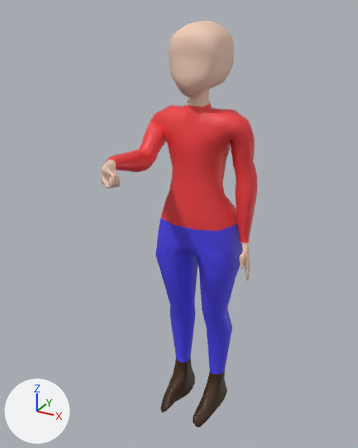
The FBX model Assets/Models/Player.fbx as it was, and as the next commit left it.
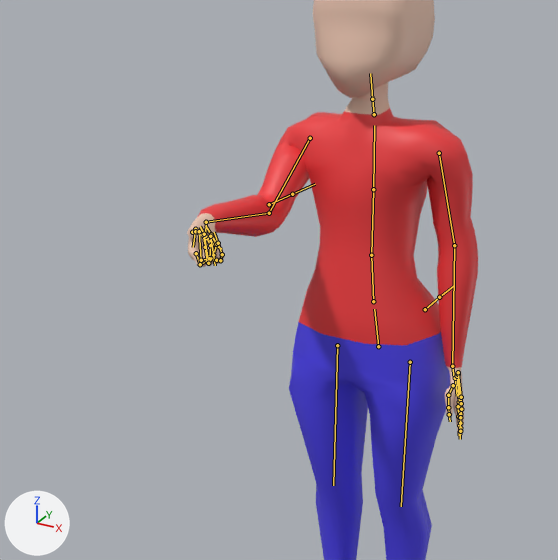
Each version is shown whole from a 50 mm lens placed at (3.21, -6.5, 6.58), pointed at (-0.08, -0.52, 3.59), then close up on the part from 0% to 84% of the width and 10% to 77% of the height. The lights are fixed; the arrows at lower left show +X, +Y and +Z. The first two pictures are the older version. Both versions are drawn at frame 1 of the action 'metarig|Empty.004Action'; the numbers are the values there. The bones that change, and the others that lie on the model, are drawn over the model as lines in the close-ups.

The first close-up shows 'Body'.
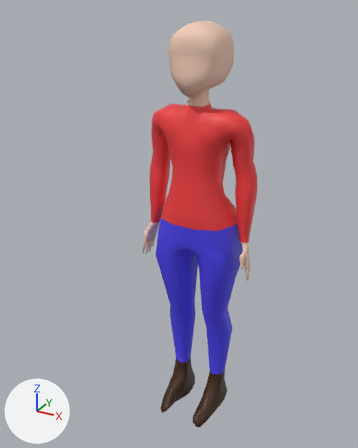
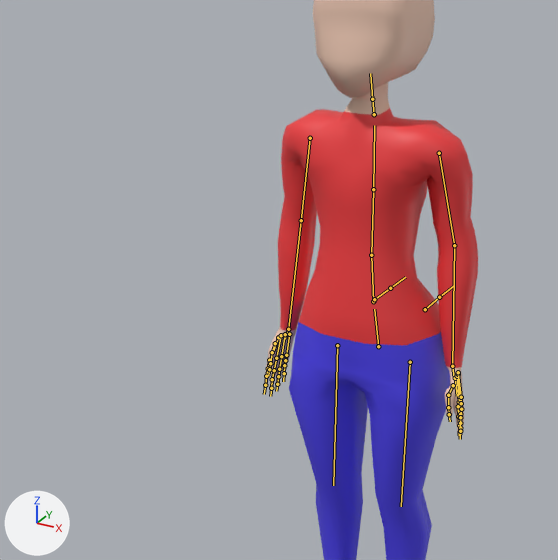
What differs and where, as boxes (x1, y1, x2, y2) in the close-ups (558 x 560 px):
'Body', posed
    before: (187, 0, 478, 560)
    after: (264, 0, 478, 560)
bone 'upper_arm.R', root to tip
    before: (310, 138) to (269, 213)
    after: (310, 138) to (301, 220)
bone 'forearm.R', root to tip
    before: (269, 213) to (206, 222)
    after: (301, 220) to (288, 329)
bone 'hand.R', root to tip
    before: (206, 222) to (205, 234)
    after: (288, 329) to (285, 339)
bone 'f_index.01.R', root to tip
    before: (196, 253) to (200, 264)
    after: (269, 360) to (268, 368)
bone 'f_index.02.R', root to tip
    before: (200, 264) to (207, 261)
    after: (268, 368) to (266, 376)
bone 'f_index.03.R', root to tip
    before: (207, 261) to (205, 247)
    after: (266, 376) to (265, 385)
bone 'thumb.01.R', root to tip
    before: (192, 232) to (195, 231)
    after: (275, 343) to (272, 352)
bone 'f_middle.01.R', root to tip
    before: (201, 260) to (209, 258)
    after: (276, 358) to (274, 370)
bone 'f_middle.02.R', root to tip
    before: (209, 258) to (210, 245)
    after: (274, 370) to (272, 379)
bone 'f_middle.03.R', root to tip
    before: (210, 245) to (205, 236)
    after: (272, 379) to (271, 388)
bone 'f_ring.01.R', root to tip
    before: (208, 263) to (213, 255)
    after: (281, 356) to (279, 369)
bone 'f_ring.02.R', root to tip
    before: (213, 255) to (216, 244)
    after: (279, 369) to (278, 376)
bone 'f_ring.03.R', root to tip
    before: (216, 244) to (211, 234)
    after: (278, 376) to (277, 384)
bone 'f_pinky.01.R', root to tip
    before: (216, 260) to (220, 260)
    after: (286, 355) to (285, 360)
bone 'f_pinky.02.R', root to tip
    before: (220, 260) to (222, 254)
    after: (285, 360) to (284, 365)
bone 'f_pinky.03.R', root to tip
    before: (222, 254) to (218, 243)
    after: (284, 365) to (284, 373)

Diff of the bpy script that builds the scene:
```diff
--- a/Assets/Models/Player.fbx.py
+++ b/Assets/Models/Player.fbx.py
@@ bone_upper_arm_r @@
 bone_upper_arm_r = bpy.data.objects['metarig'].pose.bones['upper_arm.R']  # child of 'shoulder.R'
-bone_upper_arm_r.rotation_quaternion = (-0.446, 0.686, -0.574, 0.032)  # degrees (-133, 28, -67)
+bone_upper_arm_r.rotation_quaternion = (0.737, -0.593, 0.22, -0.24)  # degrees (-78, 2, -38)
@@ bone_forearm_r @@
 bone_forearm_r = bpy.data.objects['metarig'].pose.bones['forearm.R']  # child of 'upper_arm.R'
-bone_forearm_r.rotation_quaternion = (0.884, -0.431, 0.003, 0.178)  # degrees (-51, 9, 18)
+bone_forearm_r.rotation_quaternion = (0.99, -0.133, -0.005, 0.037)  # degrees (-15, 0, 4)
@@ bone_hand_r @@
 bone_hand_r = bpy.data.objects['metarig'].pose.bones['hand.R']  # child of 'forearm.R'
-bone_hand_r.rotation_quaternion = (0.85, 0.195, -0.143, -0.468)  # degrees (28, -3, -58)
+bone_hand_r.rotation_quaternion = (0.975, 0.085, -0.204, 0.021)  # degrees (10, -24, 0)
@@ bone_f_index_01_r @@
 bone_f_index_01_r = bpy.data.objects['metarig'].pose.bones['f_index.01.R']  # child of 'palm.01.R'
-bone_f_index_01_r.location = (0.0, -0.001, -0.015)
-bone_f_index_01_r.rotation_quaternion = (0.986, -0.07, -0.133, -0.065)  # degrees (-7, -16, -7)
+bone_f_index_01_r.location = (0.0, 0.0, 0.0)
+bone_f_index_01_r.rotation_quaternion = (1.0, 0.0, 0.0, 0.0)  # degrees (0, 0, 0)
@@ bone_f_index_02_r @@
 bone_f_index_02_r = bpy.data.objects['metarig'].pose.bones['f_index.02.R']  # child of 'f_index.01.R'
-bone_f_index_02_r.rotation_quaternion = (0.733, -0.613, 0.295, 0.015)  # degrees (-85, 27, -22)
+bone_f_index_02_r.rotation_quaternion = (1.0, 0.0, 0.0, 0.0)  # degrees (0, 0, 0)
@@ bone_f_index_03_r @@
 bone_f_index_03_r = bpy.data.objects['metarig'].pose.bones['f_index.03.R']  # child of 'f_index.02.R'
-bone_f_index_03_r.rotation_quaternion = (0.843, -0.535, 0.012, -0.052)  # degrees (-65, -2, -6)
+bone_f_index_03_r.rotation_quaternion = (1.0, 0.0, 0.0, 0.0)  # degrees (0, 0, 0)
@@ bone_thumb_01_r @@
 bone_thumb_01_r = bpy.data.objects['metarig'].pose.bones['thumb.01.R']  # child of 'palm.01.R'
-bone_thumb_01_r.rotation_quaternion = (0.951, -0.257, 0.161, -0.057)  # degrees (-32, 16, -11)
+bone_thumb_01_r.rotation_quaternion = (1.0, 0.0, 0.0, 0.0)  # degrees (0, 0, 0)
@@ bone_f_middle_01_r @@
 bone_f_middle_01_r = bpy.data.objects['metarig'].pose.bones['f_middle.01.R']  # child of 'palm.02.R'
-bone_f_middle_01_r.rotation_quaternion = (0.782, -0.541, 0.306, -0.046)  # degrees (-75, 25, -26)
+bone_f_middle_01_r.rotation_quaternion = (1.0, 0.0, 0.0, 0.0)  # degrees (0, 0, 0)
@@ bone_f_middle_02_r @@
 bone_f_middle_02_r = bpy.data.objects['metarig'].pose.bones['f_middle.02.R']  # child of 'f_middle.01.R'
-bone_f_middle_02_r.rotation_quaternion = (0.864, -0.491, -0.029, -0.105)  # degrees (-58, -9, -9)
+bone_f_middle_02_r.rotation_quaternion = (1.0, 0.0, 0.0, 0.0)  # degrees (0, 0, 0)
@@ bone_f_middle_03_r @@
 bone_f_middle_03_r = bpy.data.objects['metarig'].pose.bones['f_middle.03.R']  # child of 'f_middle.02.R'
-bone_f_middle_03_r.rotation_quaternion = (0.873, -0.489, 0.0, 0.0)  # degrees (-58, 0, 0)
+bone_f_middle_03_r.rotation_quaternion = (1.0, 0.0, 0.0, 0.0)  # degrees (0, 0, 0)
@@ bone_f_ring_01_r @@
 bone_f_ring_01_r = bpy.data.objects['metarig'].pose.bones['f_ring.01.R']  # child of 'palm.03.R'
-bone_f_ring_01_r.rotation_quaternion = (0.655, -0.651, 0.381, -0.038)  # degrees (-99, 27, -38)
+bone_f_ring_01_r.rotation_quaternion = (1.0, 0.0, 0.0, 0.0)  # degrees (0, 0, 0)
@@ bone_f_ring_02_r @@
 bone_f_ring_02_r = bpy.data.objects['metarig'].pose.bones['f_ring.02.R']  # child of 'f_ring.01.R'
-bone_f_ring_02_r.rotation_quaternion = (0.922, -0.28, 0.059, -0.259)  # degrees (-33, -2, -31)
+bone_f_ring_02_r.rotation_quaternion = (1.0, 0.0, 0.0, 0.0)  # degrees (0, 0, 0)
@@ bone_f_ring_03_r @@
 bone_f_ring_03_r = bpy.data.objects['metarig'].pose.bones['f_ring.03.R']  # child of 'f_ring.02.R'
-bone_f_ring_03_r.rotation_quaternion = (0.919, -0.391, -0.045, 0.011)  # degrees (-46, -4, 3)
+bone_f_ring_03_r.rotation_quaternion = (1.0, 0.0, 0.0, 0.0)  # degrees (0, 0, 0)
@@ bone_f_pinky_01_r @@
 bone_f_pinky_01_r = bpy.data.objects['metarig'].pose.bones['f_pinky.01.R']  # child of 'palm.04.R'
-bone_f_pinky_01_r.location = (-0.008, -0.003, -0.015)
-bone_f_pinky_01_r.rotation_quaternion = (0.831, -0.483, 0.276, -0.032)  # degrees (-65, 25, -21)
+bone_f_pinky_01_r.location = (0.0, 0.0, 0.0)
+bone_f_pinky_01_r.rotation_quaternion = (1.0, 0.0, 0.0, 0.0)  # degrees (0, 0, 0)
@@ bone_f_pinky_02_r @@
 bone_f_pinky_02_r = bpy.data.objects['metarig'].pose.bones['f_pinky.02.R']  # child of 'f_pinky.01.R'
-bone_f_pinky_02_r.rotation_quaternion = (0.872, -0.482, -0.038, -0.076)  # degrees (-57, -8, -6)
+bone_f_pinky_02_r.rotation_quaternion = (1.0, 0.0, 0.0, 0.0)  # degrees (0, 0, 0)
@@ bone_f_pinky_03_r @@
 bone_f_pinky_03_r = bpy.data.objects['metarig'].pose.bones['f_pinky.03.R']  # child of 'f_pinky.02.R'
-bone_f_pinky_03_r.rotation_quaternion = (0.927, -0.223, -0.222, 0.206)  # degrees (-32, -19, 31)
+bone_f_pinky_03_r.rotation_quaternion = (1.0, 0.0, 0.0, 0.0)  # degrees (0, 0, 0)
```
